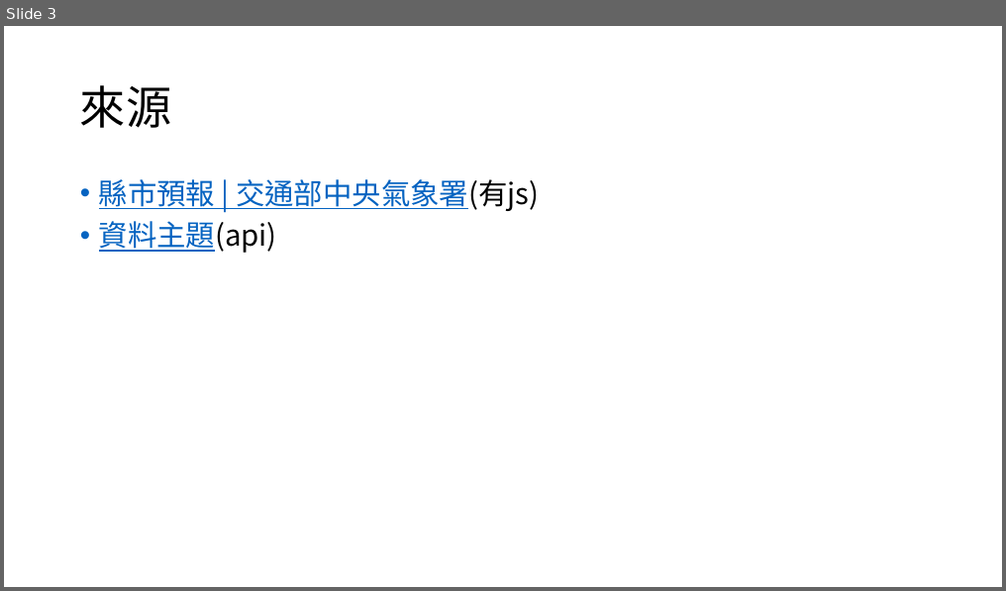
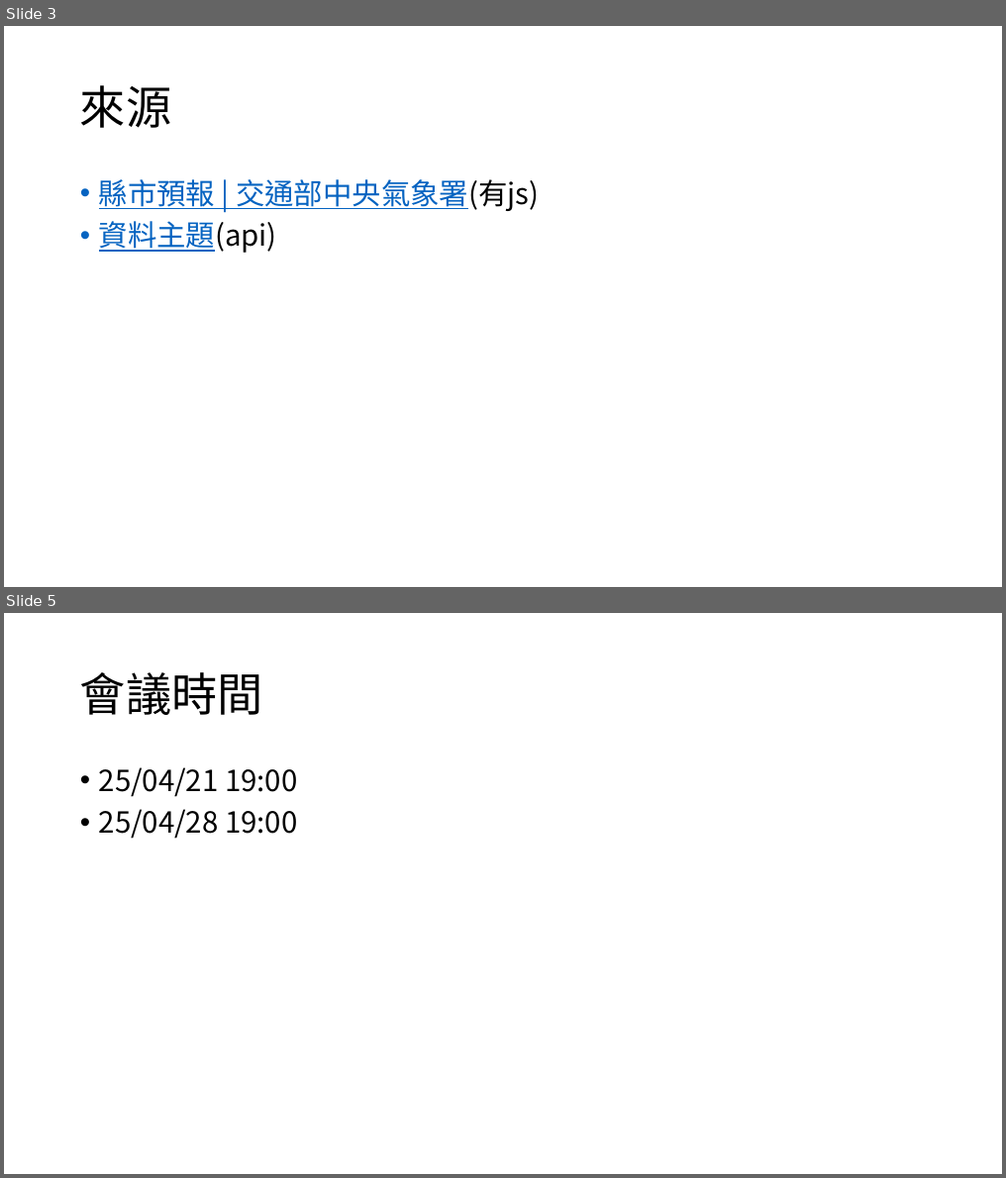
Before and after one commit to The-Hermit-IndieGames/NOU_Python_113-2_Meteorological, a slide deck: 會議簡報.pptx. Shown one above the other, each under a label of ours: slide 3 before the commit, slides 3 and 5 after it; the slides between them are not shown. The pictures are 1006x591 and 1006x1178 pixels, drawn with LibreOffice and Linux fonts; fonts in the diff are those of the drawing. Boxes give left, top, right and bottom in pixels: in the first picture for what was removed or moved away, otherwise in the second. Text is boxed around its words. In the diff, an @@ line names an element or a change of style, - is before the commit and + after.

```diff
--- a/會議簡報.pptx
+++ b/會議簡報.pptx
@@ slide 5 added at (x1=4, y1=613, x2=1002, y2=1174), background #FFFFFF @@
@@ title added at (x1=80, y1=672, x2=263, y2=715), 44 pt, text #000000 @@
+會議時間
@@ text added at (x1=99, y1=767, x2=297, y2=839), 28 pt, text #000000 @@
+• 25/04/21 19:00
+• 25/04/28 19:00
```
Also in this commit, not shown: 1 other slide added, 2 other files.
